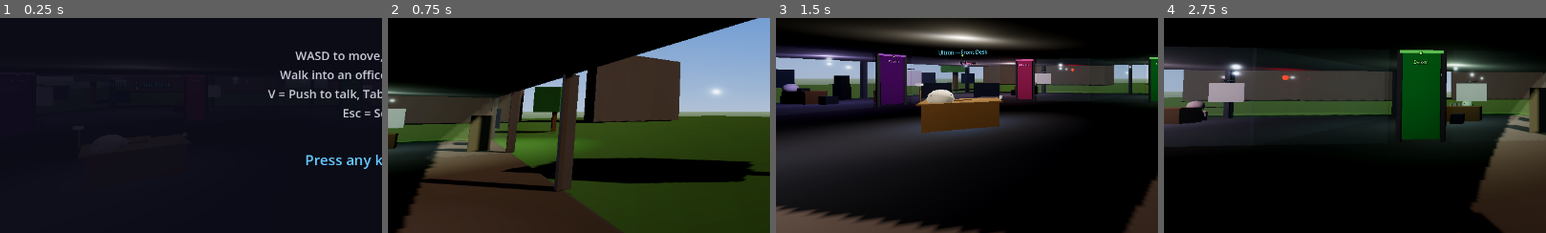
Above: before the commit, frames 1-4 (left to right).
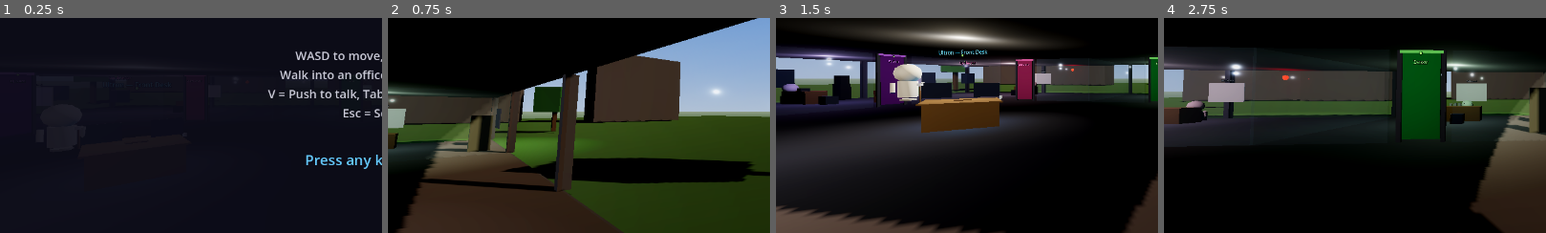
Above: after the commit, the same moments.

Repository: ultron02012026-agent/agent-office
Game: Godot game, scene res://scenes/main.tscn
The game is run twice, just before and just after one commit, with the same random seed, the same clock (stepped at 60 frames per second) and the same inputs.
Inputs (mouse positions are % of the whole screen's width and height, from its top left):
- Up to frame 1 (0.25 s): no input
- Up to frame 2 (0.75 s): tap Enter at 0.5 s; move the mouse to (72, 45) at 0.52 s; hold D (move_right) from 0.53 s (still down); click (72, 45) at 0.67 s
- Up to frame 3 (1.5 s): move the mouse to (45, 50) at 1.27 s; release D (move_right) at 1.28 s; hold W (move_forward) from 1.28 s (still down)
- Up to frame 4 (2.75 s): keep holding W (move_forward); move the mouse to (52, 48) at 2.02 s
The pictures show only the part of the screen within x 0-50%, y 35-85%; the shares and areas given below are measured in that part.

The runs differ from the first frame. In frame 3, 1.5% of the frame differs, in the area x 29-47%, y 21-40%; in frame 4, nothing differs.

Commit message:
Fix Ultron front desk: move avatar behind desk facing lobby, chat title shows agent name not room name

Diff:
--- a/scenes/main.tscn
+++ b/scenes/main.tscn
@@ -1726,8 +1726,9 @@
 material = SubResource("robot_base_djsam")
 
 ; --- MOLLIE (warm gold, at desk facing lobby) ---
+; Avatar behind desk, facing lobby (+z direction)
 [node name="Mollie_Avatar" type="Node3D" parent="."]
-transform = Transform3D(-0.707, 0, -0.707, 0, 1, 0, 0.707, 0, -0.707, 5, 0.05, 5.8)
+transform = Transform3D(0.707, 0, 0.707, 0, 1, 0, -0.707, 0, 0.707, 4, 0.85, 6)
 script = ExtResource("6")
 room_name = "Mollie"
 
--- a/scripts/chat_ui.gd
+++ b/scripts/chat_ui.gd
@@ -44,7 +44,10 @@
 func show_chat(room_name: String):
 	current_room = room_name
 	is_thinking = false
-	room_label.text = "📍 " + room_name + "'s Office"
+	var display_name = room_name
+	if SettingsManager.agent_configs.has(room_name):
+		display_name = SettingsManager.agent_configs[room_name].get("agent_name", room_name)
+	room_label.text = "📍 " + display_name + "'s Office"
 
 	# Restore previous chat history for this room, or start fresh
 	var is_first_visit = false
